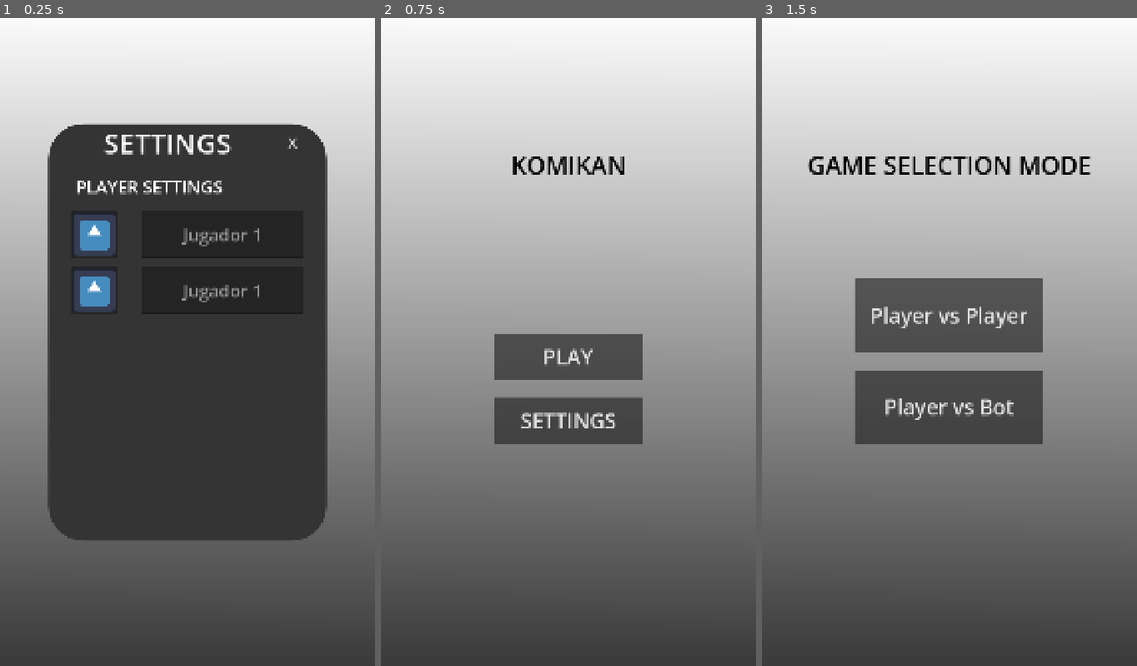
Above: before the commit, frames 1-3 (left to right).
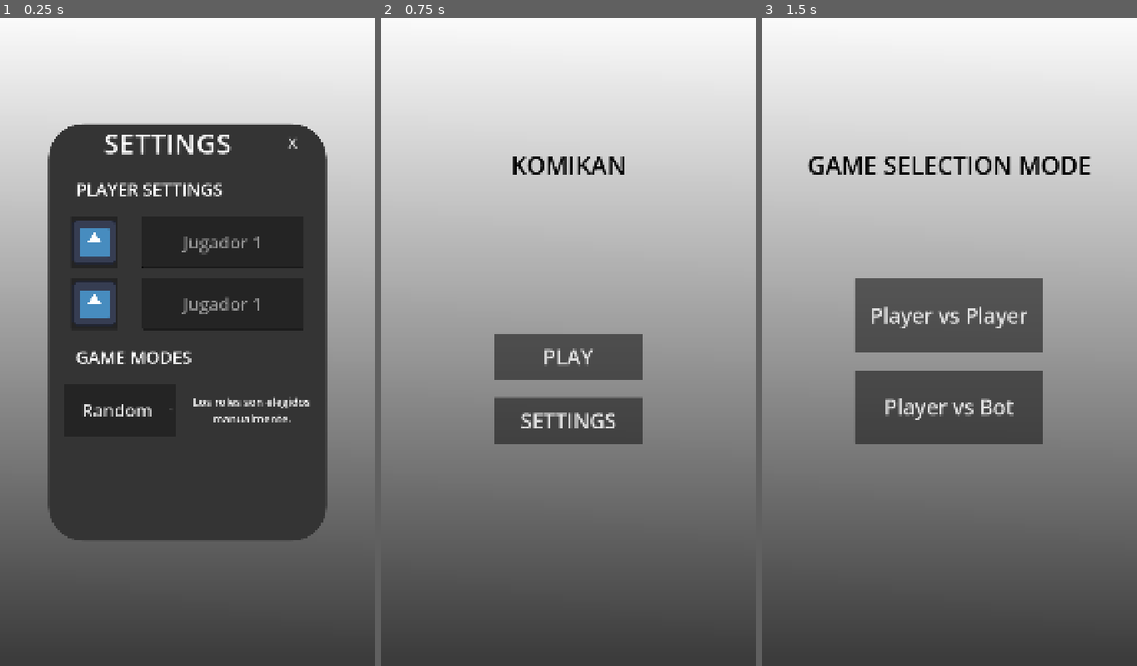
Above: after the commit, the same moments.

Repository: LeYohan-rgb/komikan
Game: Godot game, scene res://Scenes/main_menu.tscn
Two runs of this game, one before a commit and one after it. Both use one fixed random seed, a clock stepped at 60 frames per second and the inputs below. The engine's default icon, where the game draws it, is replaced by a stand-in: a white triangle on a blue panel in a dark square.
Inputs:
- Up to frame 1 (0.25 s): no input
- Up to frame 2 (0.75 s): click "X" at 0.5 s
- Up to frame 3 (1.5 s): click "PLAY" at 1.25 s

The runs differ from the first frame. In frame 1, 3.1% of the frame differs, in the area x 19-83%, y 25-63%; in frame 2, nothing differs; in frame 3, nothing differs.

Commit message:
Added game mode descriptions & popup menu

Diff:
--- a/Scenes/main_menu.tscn
+++ b/Scenes/main_menu.tscn
@@ -31,6 +31,13 @@
 
 [sub_resource type="StyleBoxEmpty" id="StyleBoxEmpty_n45e2"]
 
+[sub_resource type="Theme" id="Theme_1ehe0"]
+OptionButton/icons/arrow = null
+OptionButton/icons/icon = null
+PopupMenu/colors/font_color = Color(0.875, 0.875, 0.875, 1)
+PopupMenu/font_sizes/font_size = 50
+PopupMenu/font_sizes/title_font_size = 16
+
 [node name="main_menu" type="Control" unique_id=207427969]
 layout_mode = 3
 anchors_preset = 15
@@ -153,10 +160,10 @@
 grow_horizontal = 2
 grow_vertical = 2
 
-[node name="HBoxContainer3" type="HBoxContainer" parent="Center_setting/settings_panel/VBoxContainer" unique_id=419070831]
-layout_mode = 2
-
-[node name="Label" type="Label" parent="Center_setting/settings_panel/VBoxContainer/HBoxContainer3" unique_id=597190785]
+[node name="Settings_lbl" type="HBoxContainer" parent="Center_setting/settings_panel/VBoxContainer" unique_id=419070831]
+layout_mode = 2
+
+[node name="Label" type="Label" parent="Center_setting/settings_panel/VBoxContainer/Settings_lbl" unique_id=597190785]
 layout_mode = 2
 size_flags_horizontal = 3
 size_flags_vertical = 3
@@ -166,7 +173,7 @@
 horizontal_alignment = 1
 vertical_alignment = 1
 
-[node name="Button" type="Button" parent="Center_setting/settings_panel/VBoxContainer/HBoxContainer3" unique_id=1954814746]
+[node name="Button" type="Button" parent="Center_setting/settings_panel/VBoxContainer/Settings_lbl" unique_id=1954814746]
 layout_mode = 2
 size_flags_horizontal = 3
 size_flags_stretch_ratio = 0.2
@@ -179,33 +186,33 @@
 text = "X"
 alignment = 0
 
-[node name="Label2" type="Label" parent="Center_setting/settings_panel/VBoxContainer" unique_id=683991816]
+[node name="plr_settings_lbl" type="Label" parent="Center_setting/settings_panel/VBoxContainer" unique_id=683991816]
 layout_mode = 2
 size_flags_vertical = 6
 theme_override_font_sizes/font_size = 50
 text = "      PLAYER SETTINGS"
 vertical_alignment = 1
 
-[node name="HBoxContainer" type="HBoxContainer" parent="Center_setting/settings_panel/VBoxContainer" unique_id=1425490996]
-layout_mode = 2
-size_flags_vertical = 3
-
-[node name="Control3" type="Control" parent="Center_setting/settings_panel/VBoxContainer/HBoxContainer" unique_id=807048208]
-layout_mode = 2
-size_flags_horizontal = 3
-size_flags_stretch_ratio = 0.13
-
-[node name="Button" type="Button" parent="Center_setting/settings_panel/VBoxContainer/HBoxContainer" unique_id=942686677]
+[node name="jugador_1_lbl" type="HBoxContainer" parent="Center_setting/settings_panel/VBoxContainer" unique_id=1425490996]
+layout_mode = 2
+size_flags_vertical = 3
+
+[node name="Control3" type="Control" parent="Center_setting/settings_panel/VBoxContainer/jugador_1_lbl" unique_id=807048208]
+layout_mode = 2
+size_flags_horizontal = 3
+size_flags_stretch_ratio = 0.13
+
+[node name="Button" type="Button" parent="Center_setting/settings_panel/VBoxContainer/jugador_1_lbl" unique_id=942686677]
 layout_mode = 2
 size_flags_stretch_ratio = 0.48
 icon = ExtResource("2_48xlc")
 
-[node name="Control" type="Control" parent="Center_setting/settings_panel/VBoxContainer/HBoxContainer" unique_id=928045506]
-layout_mode = 2
-size_flags_horizontal = 3
-size_flags_stretch_ratio = 0.13
-
-[node name="player_1_name" type="LineEdit" parent="Center_setting/settings_panel/VBoxContainer/HBoxContainer" unique_id=81786667]
+[node name="Control" type="Control" parent="Center_setting/settings_panel/VBoxContainer/jugador_1_lbl" unique_id=928045506]
+layout_mode = 2
+size_flags_horizontal = 3
+size_flags_stretch_ratio = 0.13
+
+[node name="player_1_name" type="LineEdit" parent="Center_setting/settings_panel/VBoxContainer/jugador_1_lbl" unique_id=81786667]
 layout_mode = 2
 size_flags_horizontal = 3
 theme_override_font_sizes/font_size = 50
@@ -213,7 +220,7 @@
 alignment = 1
 max_length = 15
 
-[node name="Control2" type="Control" parent="Center_setting/settings_panel/VBoxContainer/HBoxContainer" unique_id=1578863588]
+[node name="Control2" type="Control" parent="Center_setting/settings_panel/VBoxContainer/jugador_1_lbl" unique_id=1578863588]
 layout_mode = 2
 size_flags_horizontal = 3
 size_flags_stretch_ratio = 0.13
@@ -223,26 +230,26 @@
 size_flags_vertical = 3
 size_flags_stretch_ratio = 0.13
 
-[node name="HBoxContainer2" type="HBoxContainer" parent="Center_setting/settings_panel/VBoxContainer" unique_id=347763893]
-layout_mode = 2
-size_flags_vertical = 3
-
-[node name="Control3" type="Control" parent="Center_setting/settings_panel/VBoxContainer/HBoxContainer2" unique_id=1175505965]
-layout_mode = 2
-size_flags_horizontal = 3
-size_flags_stretch_ratio = 0.13
-
-[node name="Button" type="Button" parent="Center_setting/settings_panel/VBoxContainer/HBoxContainer2" unique_id=1802311883]
+[node name="jugador_2_lbl" type="HBoxContainer" parent="Center_setting/settings_panel/VBoxContainer" unique_id=347763893]
+layout_mode = 2
+size_flags_vertical = 3
+
+[node name="Control3" type="Control" parent="Center_setting/settings_panel/VBoxContainer/jugador_2_lbl" unique_id=1175505965]
+layout_mode = 2
+size_flags_horizontal = 3
+size_flags_stretch_ratio = 0.13
+
+[node name="Button" type="Button" parent="Center_setting/settings_panel/VBoxContainer/jugador_2_lbl" unique_id=1802311883]
 layout_mode = 2
 size_flags_stretch_ratio = 0.48
 icon = ExtResource("2_48xlc")
 
-[node name="Control" type="Control" parent="Center_setting/settings_panel/VBoxContainer/HBoxContainer2" unique_id=1192449000]
-layout_mode = 2
-size_flags_horizontal = 3
-size_flags_stretch_ratio = 0.13
-
-[node name="player_2_name" type="LineEdit" parent="Center_setting/settings_panel/VBoxContainer/HBoxContainer2" unique_id=1000071512]
+[node name="Control" type="Control" parent="Center_setting/settings_panel/VBoxContainer/jugador_2_lbl" unique_id=1192449000]
+layout_mode = 2
+size_flags_horizontal = 3
+size_flags_stretch_ratio = 0.13
+
+[node name="player_2_name" type="LineEdit" parent="Center_setting/settings_panel/VBoxContainer/jugador_2_lbl" unique_id=1000071512]
 layout_mode = 2
 size_flags_horizontal = 3
 theme_override_font_sizes/font_size = 50
@@ -250,18 +257,67 @@
 alignment = 1
 max_length = 15
 
-[node name="Control2" type="Control" parent="Center_setting/settings_panel/VBoxContainer/HBoxContainer2" unique_id=2122371356]
-layout_mode = 2
-size_flags_horizontal = 3
-size_flags_stretch_ratio = 0.13
-
-[node name="Control" type="Control" parent="Center_setting/settings_panel/VBoxContainer" unique_id=1093222018]
-layout_mode = 2
-size_flags_vertical = 3
-size_flags_stretch_ratio = 4.87
+[node name="Control2" type="Control" parent="Center_setting/settings_panel/VBoxContainer/jugador_2_lbl" unique_id=2122371356]
+layout_mode = 2
+size_flags_horizontal = 3
+size_flags_stretch_ratio = 0.13
+
+[node name="Label3" type="Label" parent="Center_setting/settings_panel/VBoxContainer" unique_id=987968164]
+layout_mode = 2
+size_flags_vertical = 6
+theme_override_font_sizes/font_size = 50
+text = "      GAME MODES"
+vertical_alignment = 1
+
+[node name="HBoxContainer4" type="HBoxContainer" parent="Center_setting/settings_panel/VBoxContainer" unique_id=1101872453]
+layout_mode = 2
+size_flags_vertical = 3
+
+[node name="Control3" type="Control" parent="Center_setting/settings_panel/VBoxContainer/HBoxContainer4" unique_id=985991338]
+layout_mode = 2
+size_flags_horizontal = 3
+size_flags_stretch_ratio = 0.13
+
+[node name="OptionButton" type="OptionButton" parent="Center_setting/settings_panel/VBoxContainer/HBoxContainer4" unique_id=1104163667]
+layout_mode = 2
+size_flags_horizontal = 3
+theme = SubResource("Theme_1ehe0")
+theme_override_font_sizes/font_size = 50
+alignment = 1
+selected = 0
+item_count = 2
+popup/item_0/text = "Random"
+popup/item_0/id = 0
+popup/item_1/text = "Manual"
+popup/item_1/id = 1
+
+[node name="Control2" type="Control" parent="Center_setting/settings_panel/VBoxContainer/HBoxContainer4" unique_id=1154559994]
+layout_mode = 2
+size_flags_horizontal = 3
+size_flags_stretch_ratio = 0.13
+
+[node name="Label" type="Label" parent="Center_setting/settings_panel/VBoxContainer/HBoxContainer4" unique_id=975679473]
+layout_mode = 2
+size_flags_horizontal = 3
+size_flags_vertical = 1
+theme_override_font_sizes/font_size = 32
+text = "Los roles son elegidos
+manualmente."
+horizontal_alignment = 1
+vertical_alignment = 1
+
+[node name="Control4" type="Control" parent="Center_setting/settings_panel/VBoxContainer/HBoxContainer4" unique_id=2144935314]
+layout_mode = 2
+size_flags_horizontal = 3
+size_flags_stretch_ratio = 0.13
+
+[node name="Control3" type="Control" parent="Center_setting/settings_panel/VBoxContainer" unique_id=1845292886]
+layout_mode = 2
+size_flags_vertical = 3
+size_flags_stretch_ratio = 2.0
 
 [connection signal="pressed" from="HBoxContainer/VBoxContainer/buttons_list/buttons/play_button" to="." method="_on_play_button_pressed"]
 [connection signal="pressed" from="HBoxContainer/VBoxContainer/buttons_list/buttons/settings_button" to="." method="_on_settings_button_pressed"]
-[connection signal="pressed" from="Center_setting/settings_panel/VBoxContainer/HBoxContainer3/Button" to="." method="_on_button_pressed"]
-[connection signal="text_changed" from="Center_setting/settings_panel/VBoxContainer/HBoxContainer/player_1_name" to="." method="_on_player_1_name_text_changed"]
-[connection signal="text_changed" from="Center_setting/settings_panel/VBoxContainer/HBoxContainer2/player_2_name" to="." method="_on_player_2_name_text_changed"]
+[connection signal="pressed" from="Center_setting/settings_panel/VBoxContainer/Settings_lbl/Button" to="." method="_on_button_pressed"]
+[connection signal="text_changed" from="Center_setting/settings_panel/VBoxContainer/jugador_1_lbl/player_1_name" to="." method="_on_player_1_name_text_changed"]
+[connection signal="text_changed" from="Center_setting/settings_panel/VBoxContainer/jugador_2_lbl/player_2_name" to="." method="_on_player_2_name_text_changed"]
